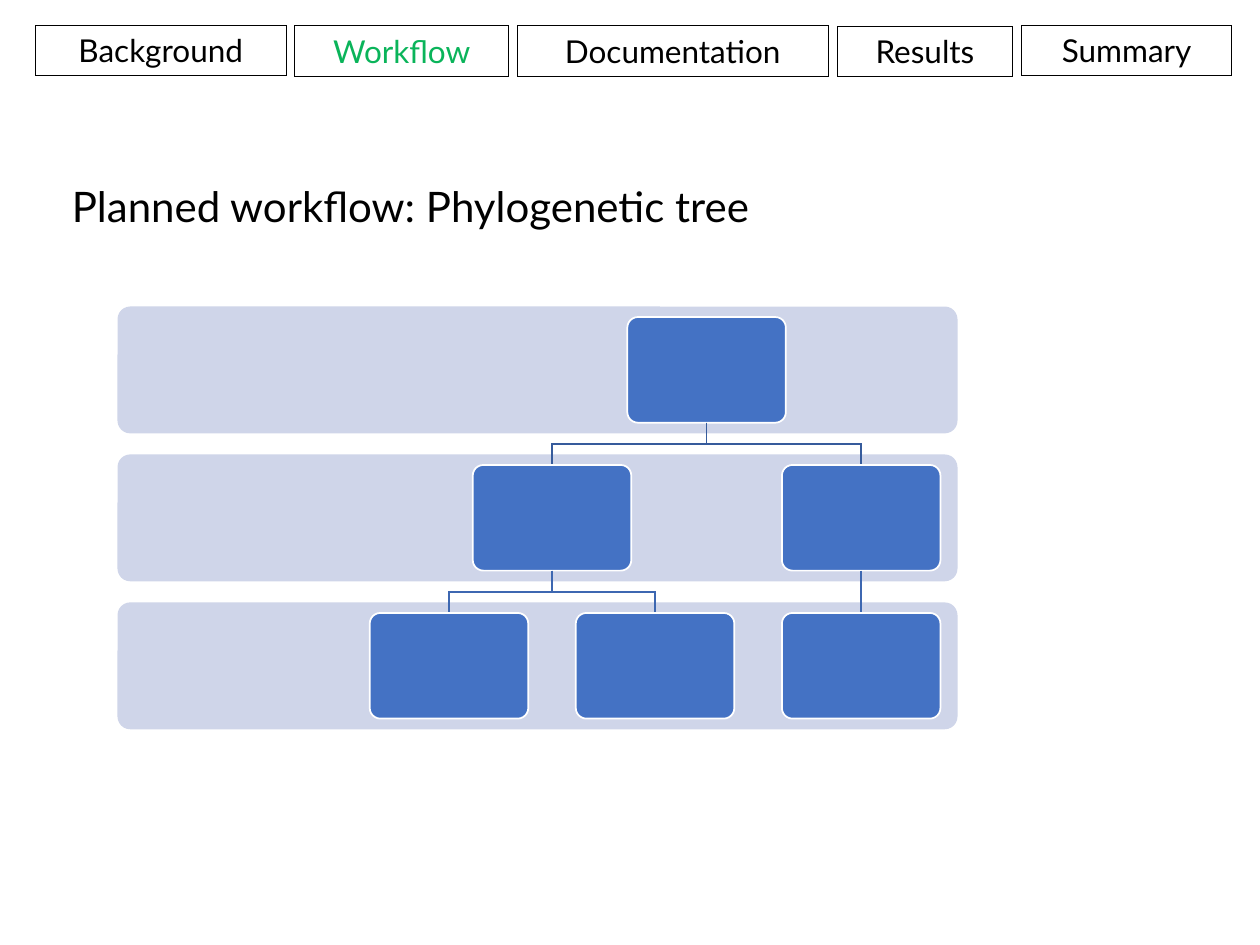
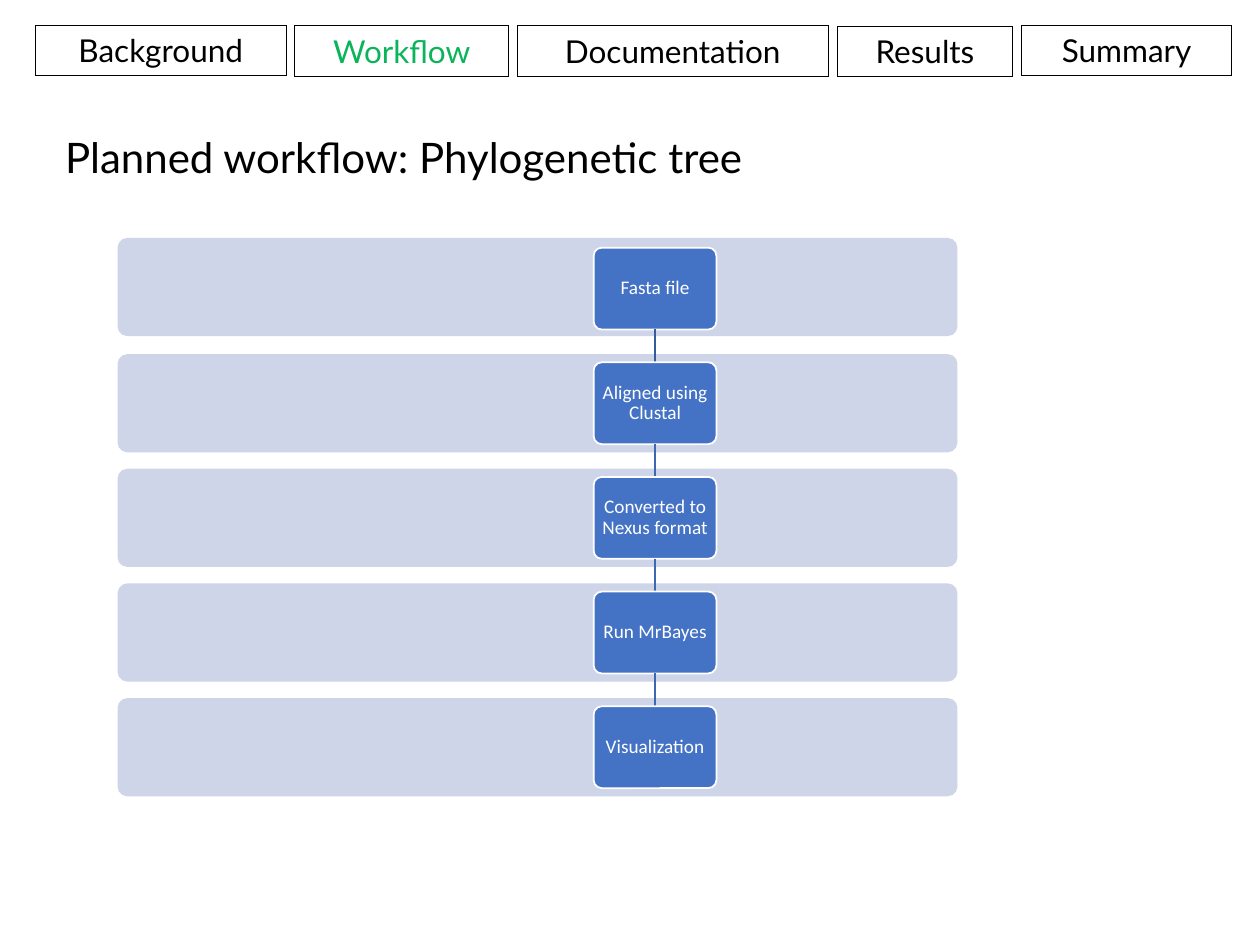
Before and after one commit to aweeger/BCB546X_FinalGroup, a slide deck: slide 14 of Presentation.pptx (slide 17 before the commit). Drawn at 1260x945 pixels with LibreOffice and Linux fonts; fonts in the diff are those of the drawing. Boxes give left, top, right and bottom in pixels: in the first picture for what was removed or moved away, otherwise in the second. Text is boxed around its words. In the diff, an @@ line names an element or a change of style, - is before the commit and + after.

```diff
--- a/Presentation.pptx
+++ b/Presentation.pptx
@@ text "Planned workflow: Phylogenetic tree": place and size @@
-text "Planned workflow: Phylogenetic tree" at [72, 191, 749, 230]
+text "Planned workflow: Phylogenetic tree" at [65, 142, 742, 181]
@@ rounded rectangle: place and size @@
-rounded rectangle at [117, 306, 958, 433]
+rounded rectangle at [117, 354, 958, 452]
@@ freeform shape: place and size @@
-freeform shape at [552, 423, 707, 466]
+freeform shape at [649, 330, 662, 363]
@@ rounded rectangle: place and size @@
-rounded rectangle at [627, 318, 786, 423]
+rounded rectangle at [593, 363, 716, 445]
@@ freeform shape: place and size @@
-freeform shape at [854, 571, 867, 614]
+freeform shape at [649, 445, 662, 478]
@@ rounded rectangle: place and size @@
-rounded rectangle at [117, 455, 958, 582]
+rounded rectangle at [117, 469, 958, 567]
@@ rounded rectangle: place and size @@
-rounded rectangle at [472, 465, 631, 571]
+rounded rectangle at [593, 478, 716, 559]
@@ freeform shape: place and size @@
-freeform shape at [552, 571, 655, 614]
+freeform shape at [649, 559, 662, 592]
@@ rounded rectangle: place and size @@
-rounded rectangle at [117, 602, 958, 730]
+rounded rectangle at [117, 583, 958, 682]
@@ rounded rectangle: place and size @@
-rounded rectangle at [576, 612, 735, 718]
+rounded rectangle at [593, 592, 716, 674]
@@ group removed at [369, 423, 941, 718]: 3 rounded rectangles, 2 freeform shapes @@
@@ group added at [117, 238, 958, 796]: 5 texts, 4 rounded rectangles, 1 freeform shape @@
+Fasta file
+Aligned using Clustal
+Converted to Nexus format
+Run MrBayes
+Visualization
```
Also in this commit, not shown: 21 other slides changed, 1 slide added, 4 slides removed, 2 other files.
